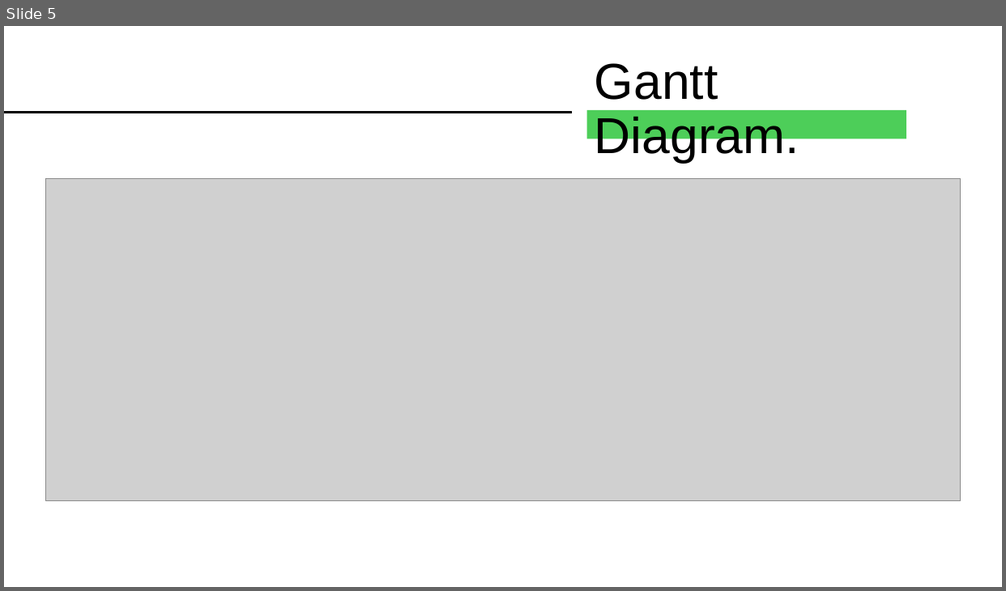
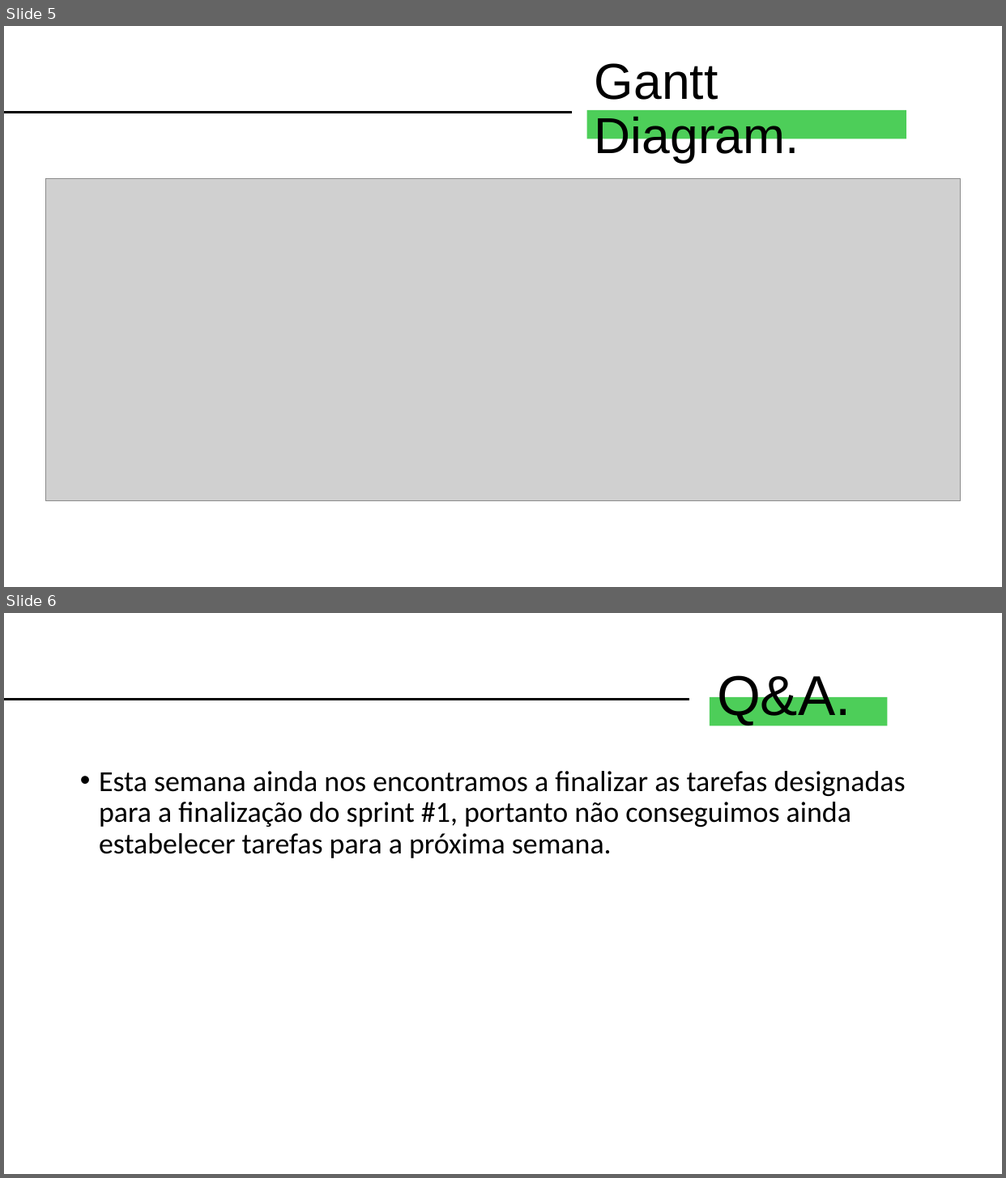
Before and after one commit to carladrim/carladrim.github.io, a slide deck: Sprint 1 - Testes/Testes 4.pptx. Shown one above the other, each under a label of ours: slide 5 before the commit, slides 5 and 6 after it. The pictures are 1006x591 and 1006x1178 pixels, drawn with LibreOffice and Linux fonts; fonts in the diff are those of the drawing; grey boxes stand for pictures. Boxes give left, top, right and bottom in pixels: in the first picture for what was removed or moved away, otherwise in the second. Text is boxed around its words. In the diff, an @@ line names an element or a change of style, - is before the commit and + after.

Commit message:
apresentação

```diff
--- a/Sprint 1 - Testes/Testes 4.pptx
+++ b/Sprint 1 - Testes/Testes 4.pptx
@@ slide 6 added at bbox=[4, 613, 1002, 1174], background #FFFFFF @@
@@ title added at bbox=[717, 671, 850, 726], 54 pt, text #000000 @@
+Q&A.
@@ line added from (4, 699) to (689, 699), #000000 2.25 pt @@
@@ rectangle added at bbox=[710, 697, 888, 726], fill #4DCE59 @@
@@ text added at bbox=[99, 771, 906, 858], 28 pt, text #000000 @@
+• Esta semana ainda nos encontramos a finalizar as tarefas designadas para a finalização do sprint #1, portanto não conseguimos ainda estabelecer tarefas para a próxima semana.
```
Also in this commit, not shown: 2 slides removed.
